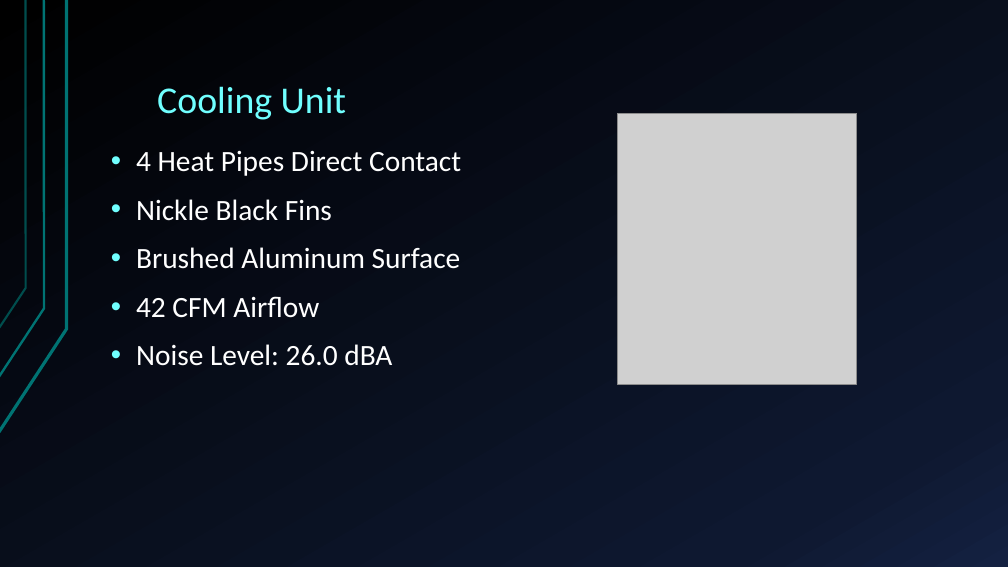
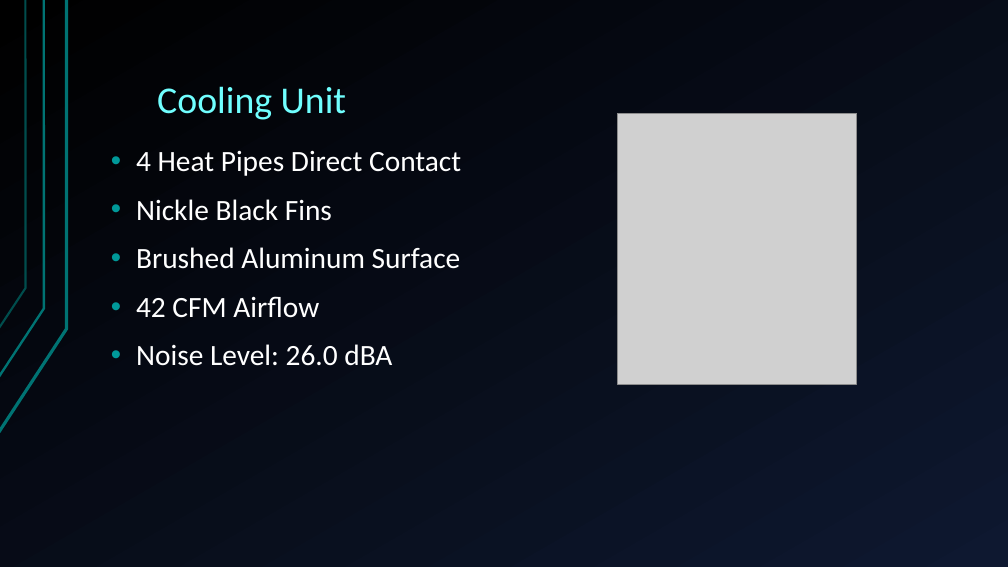
Before and after one commit to Ploppa-Smurph/ctec112_IT_HardwareSupport, a slide deck: slide 8 of buildPC.pptx. Drawn at 1008x567 pixels with LibreOffice and Linux fonts; fonts in the diff are those of the drawing; grey boxes stand for pictures. Boxes give left, top, right and bottom in pixels: in the first picture for what was removed or moved away, otherwise in the second. Text is boxed around its words. In the diff, an @@ line names an element or a change of style, - is before the commit and + after.

```diff
--- a/buildPC.pptx
+++ b/buildPC.pptx
@@ background gradient #000000 to #0F1931 to #142242 to gradient #000000 to #0E1830 @@
@@ text "4 Heat Pipes Direct Contact" at (x1=136, y1=150, x2=461, y2=366): bullet colour #70FFFF to #009999 @@
```
Also in this commit, not shown: 15 other slides changed.
